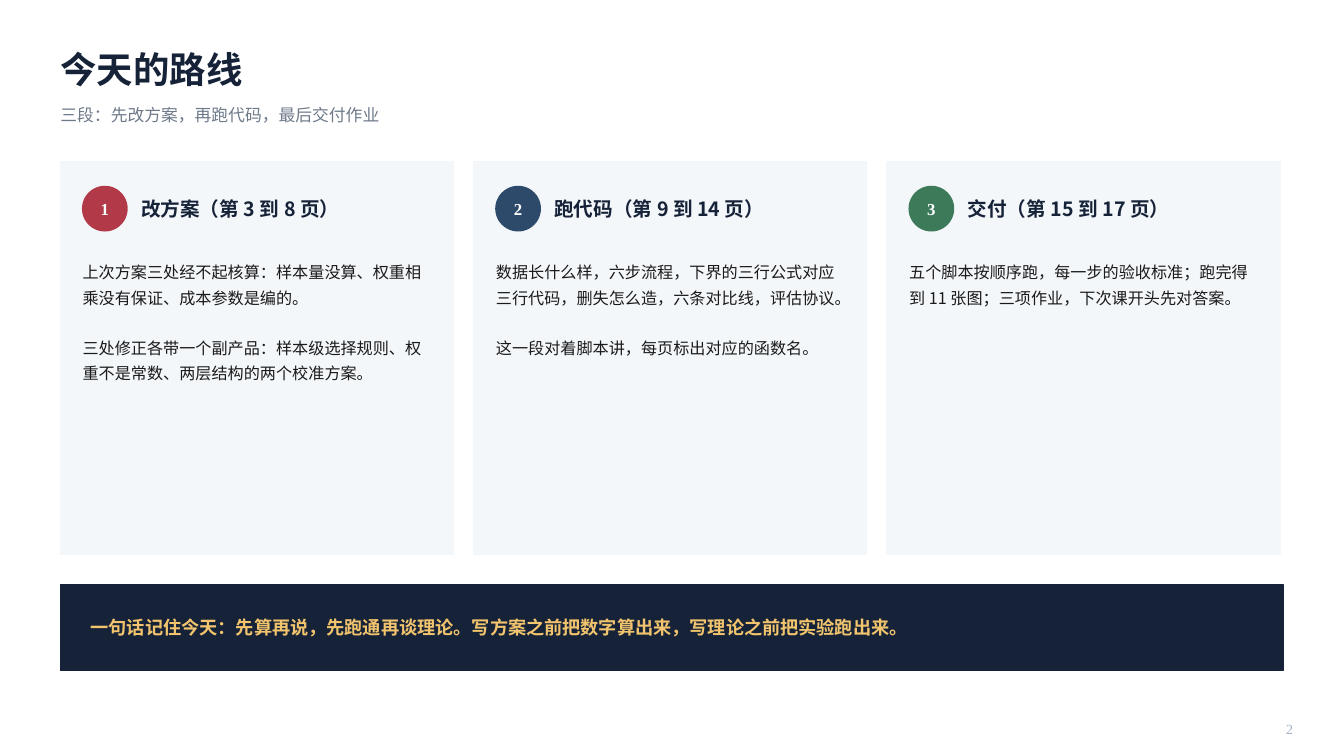
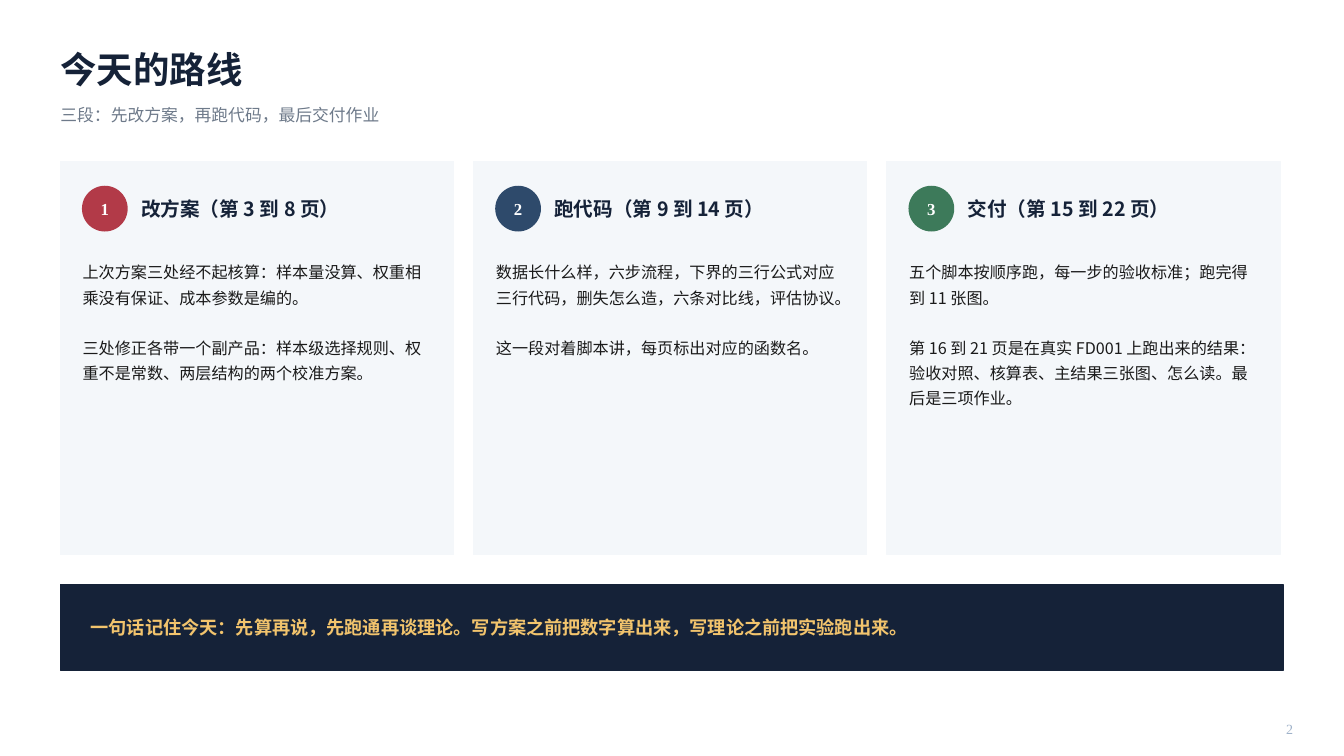
Before and after one commit to chun96309-cloud/lxfs, a slide deck: slide 2 of RUL_censored_conformal_handover/01_slides/第二次课_从想法到能跑的东西.pptx. Drawn at 1344x756 pixels with LibreOffice and Linux fonts; fonts in the diff are those of the drawing. Boxes give left, top, right and bottom in pixels: in the first picture for what was removed or moved away, otherwise in the second. Text is boxed around its words. In the diff, an @@ line names an element or a change of style, - is before the commit and + after.

```diff
--- a/RUL_censored_conformal_handover/01_slides/第二次课_从想法到能跑的东西.pptx
+++ b/RUL_censored_conformal_handover/01_slides/第二次课_从想法到能跑的东西.pptx
@@ text at (968,199,1169,218): text changed @@
-交付（第 15 到 17 页）
+交付（第 15 到 22 页）
@@ text at (909,264,1255,406): text changed @@
-五个脚本按顺序跑，每一步的验收标准；跑完得到 11 张图；三项作业，下次课开头先对答案。
+五个脚本按顺序跑，每一步的验收标准；跑完得到 11 张图。
+第 16 到 21 页是在真实 FD001 上跑出来的结果：验收对照、核算表、主结果三张图、怎么读。最后是三项作业。
```
Also in this commit, not shown: 6 slides added, 28 other files.
